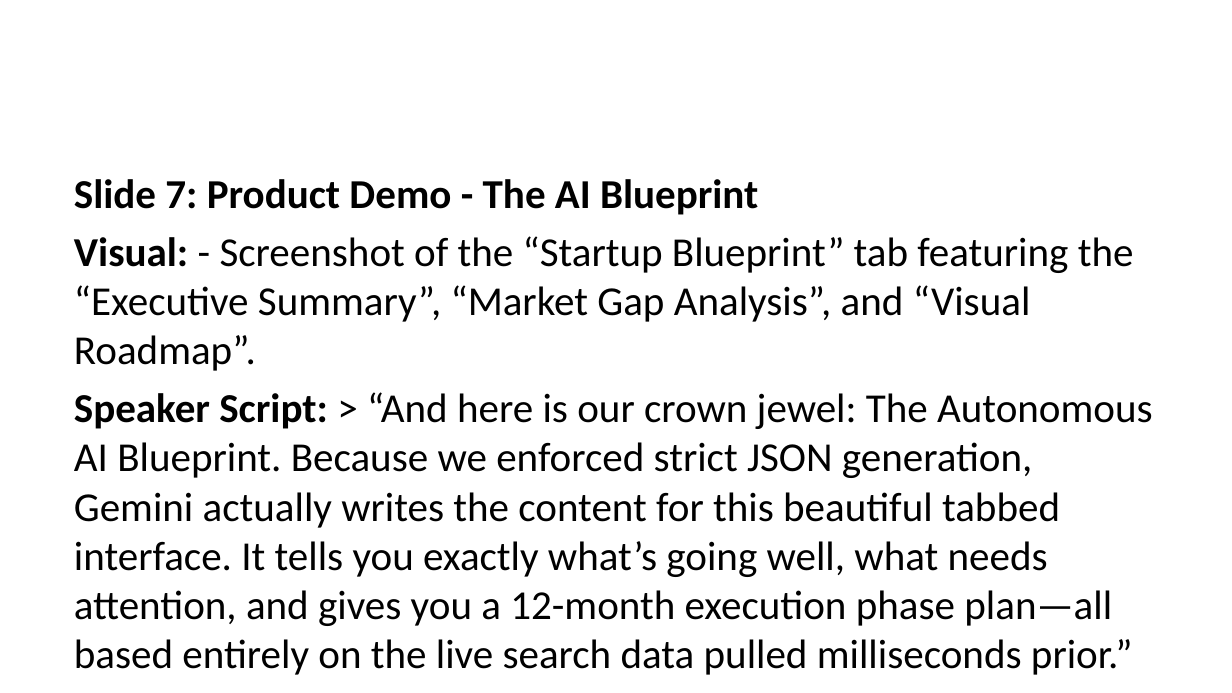
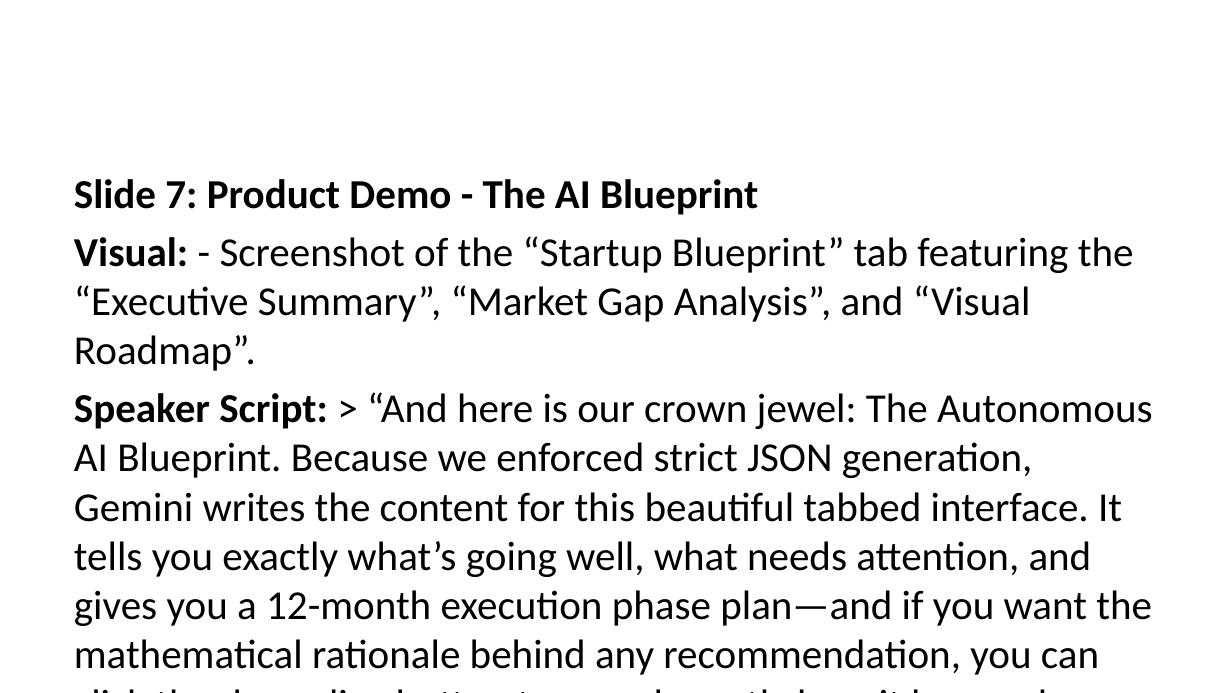
Before and after one commit to shrikargs7-cloud/OmniSight, a slide deck: slide 8 of docs/OmniSight_Pitch_Deck.pptx. Drawn at 1232x693 pixels with LibreOffice and Linux fonts; fonts in the diff are those of the drawing. Boxes give left, top, right and bottom in pixels: in the first picture for what was removed or moved away, otherwise in the second. Text is boxed around its words. In the diff, an @@ line names an element or a change of style, - is before the commit and + after.

```diff
--- a/docs/OmniSight_Pitch_Deck.pptx
+++ b/docs/OmniSight_Pitch_Deck.pptx
@@ text at <box>74,392,1153,675</box>: text changed @@
-Speaker Script: > “And here is our crown jewel: The Autonomous AI Blueprint. Because we enforced strict JSON generation, Gemini actually writes the content for this beautiful tabbed interface. It tells you exactly what’s going well, what needs attention, and gives you a 12-month execution phase plan—all based entirely on the live search data pulled milliseconds prior.”
+Speaker Script: > “And here is our crown jewel: The Autonomous AI Blueprint. Because we enforced strict JSON generation, Gemini writes the content for this beautiful tabbed interface. It tells you exactly what’s going well, what needs attention, and gives you a 12-month execution phase plan—and if you want the mathematical rationale behind any recommendation, you can click the deep-dive button to reveal exactly how it lowered your Customer Acquisition Cost.”
```
Also in this commit, not shown: 2 other slides changed, 4 other files.
